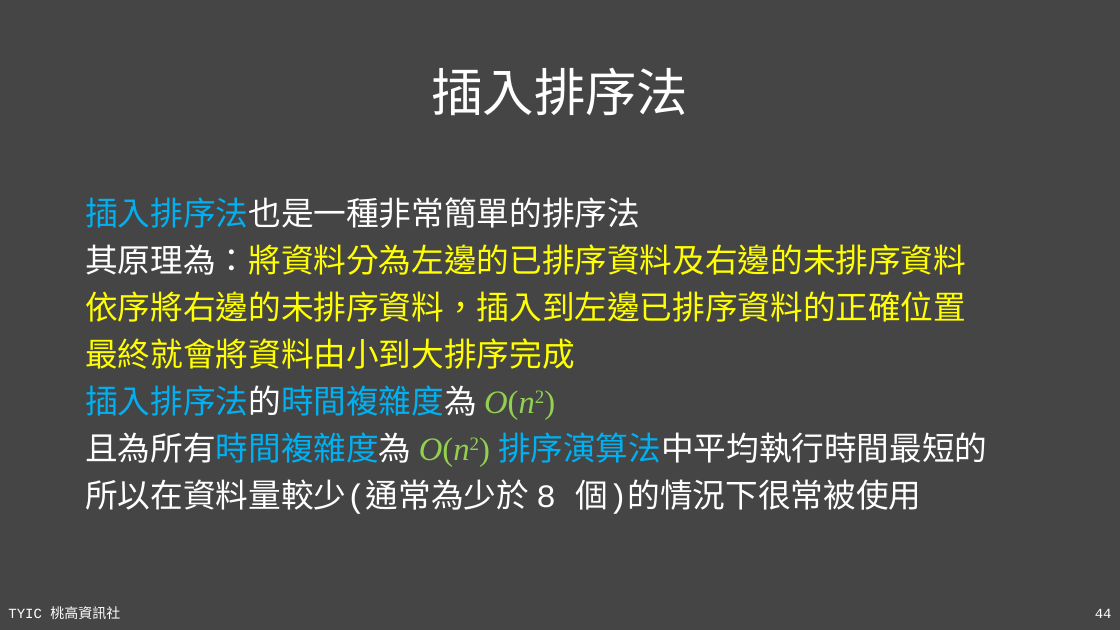
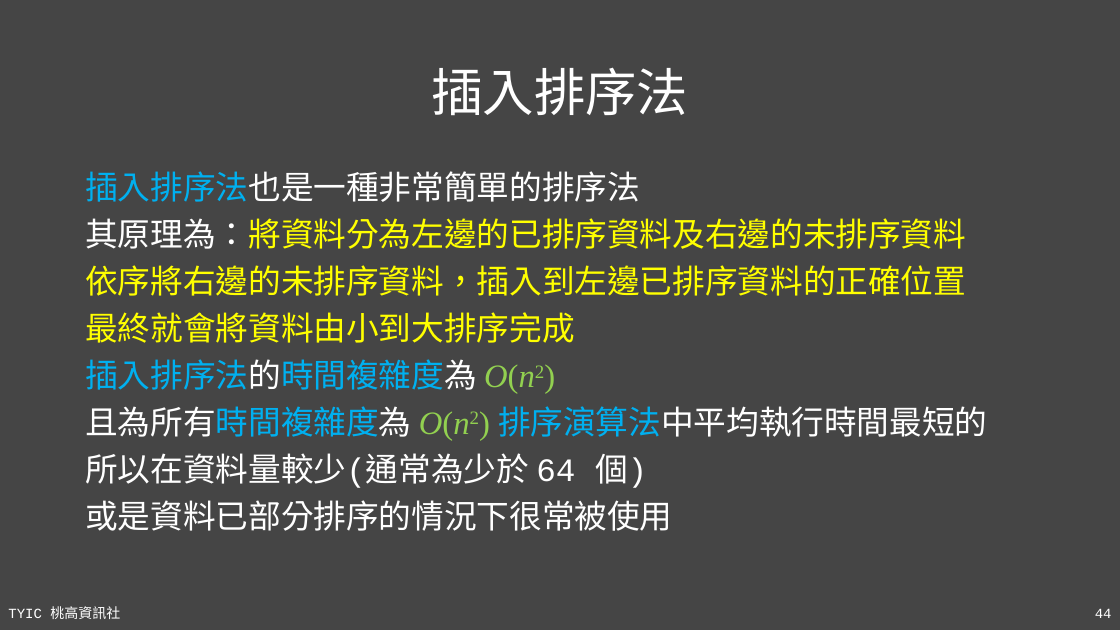
Before and after one commit to TYSHIC/slides, a slide deck: slide 44 of ppt/90_基礎資料結構與演算法.pptx. Drawn at 1120x630 pixels with LibreOffice and Linux fonts; fonts in the diff are those of the drawing. Boxes give left, top, right and bottom in pixels: in the first picture for what was removed or moved away, otherwise in the second. Text is boxed around its words. In the diff, an @@ line names an element or a change of style, - is before the commit and + after.

```diff
--- a/ppt/90_基礎資料結構與演算法.pptx
+++ b/ppt/90_基礎資料結構與演算法.pptx
@@ text "插入排序法也是一種非常簡單的排序法" moved from (x1=85, y1=197, x2=987, y2=514) to (x1=85, y1=171, x2=987, y2=531) @@
@@ text at (x1=85, y1=453, x2=672, y2=531): text changed @@
-所以在資料量較少(通常為少於 8 個)的情況下很常被使用
+所以在資料量較少(通常為少於 64 個)
+或是資料已部分排序的情況下很常被使用
```
Also in this commit, not shown: 2 other slides changed, 3 other files.
